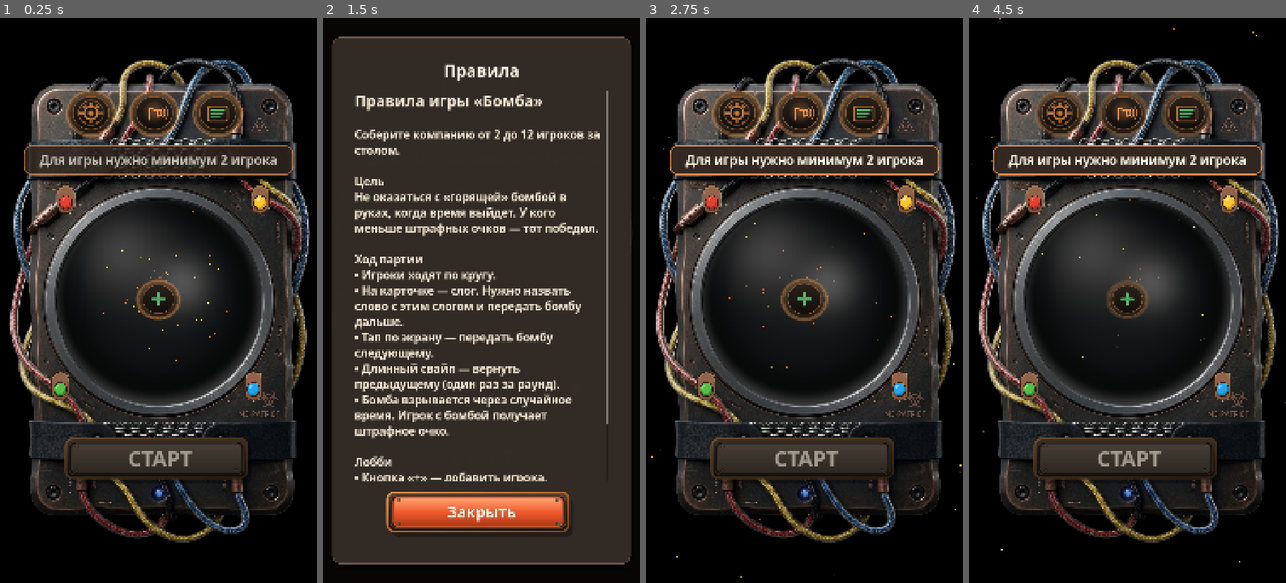
Above: before the commit, frames 1-4 (left to right).
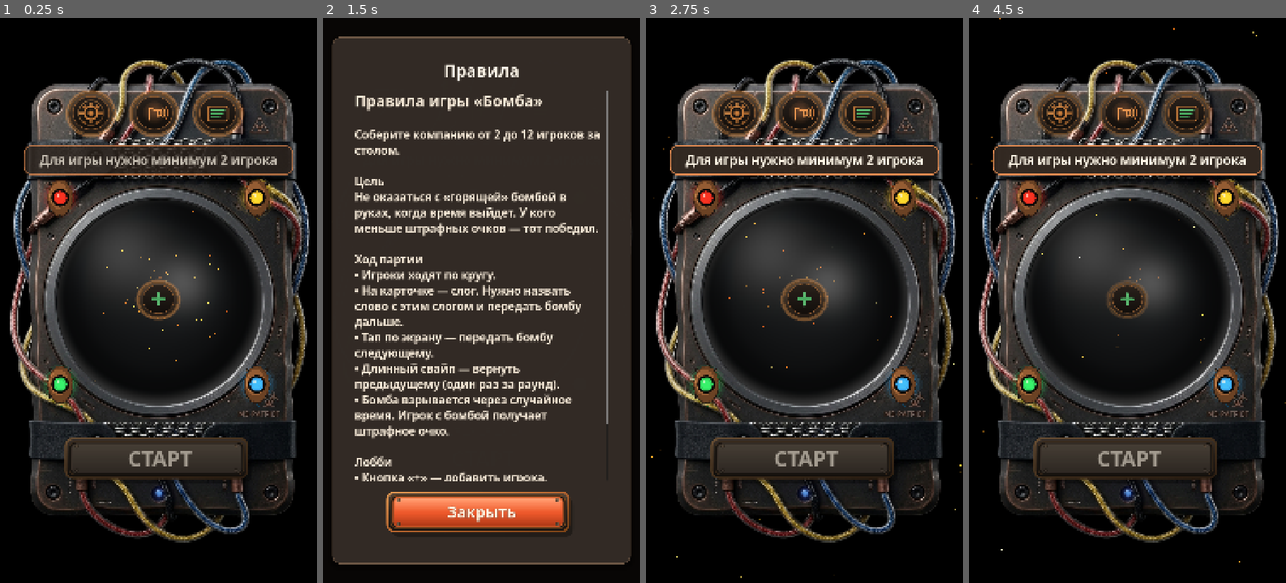
Above: after the commit, the same moments.

Repository: GGamezebo/GodBomb
Game: Godot game, scene res://main.tscn
Two runs of this game, one before a commit and one after it. Both use one fixed random seed, a clock stepped at 60 frames per second and the inputs below.
Inputs (mouse positions are in pixels of both pictures, inside the frame that each line leads up to):
- Up to frame 1 (0.25 s): no input
- Up to frame 2 (1.5 s): click (541, 114) at 0.5 s; click (481, 300) at 1.25 s
- Up to frame 3 (2.75 s): click "Закрыть" at 2 s
- Up to frame 4 (4.5 s): click (1187, 114) at 2.75 s; click (1127, 300) at 3.5 s; click "Закрыть" at 4.25 s

The runs differ from the first frame. In frame 1, 1.8% of the frame differs, in the area x 13-87%, y 28-69%; in frame 2, less than 0.1%; in frame 3, 1.8%; in frame 4, 1.8%.

Commit message:
add lamps

Diff:
--- /dev/null
+++ b/src/features/bomb/bomb_indicator_lamp.gd
@@ -0,0 +1,156 @@
+class_name BombIndicatorLamp
+extends Control
+
+const BEZEL_RX := 42.0
+const BEZEL_RY := 62.0
+const LENS_RADIUS := 22.0
+
+const BEZEL_BASE := Color(0.42, 0.26, 0.14, 1.0)
+const BEZEL_MID := Color(0.58, 0.36, 0.2, 1.0)
+const BEZEL_HIGH := Color(0.78, 0.52, 0.3, 1.0)
+const BEZEL_SHADOW := Color(0.14, 0.08, 0.05, 0.85)
+const SOCKET := Color(0.05, 0.04, 0.035, 1.0)
+const SCREW := Color(0.11, 0.09, 0.07, 1.0)
+const SCREW_HEAD := Color(0.34, 0.29, 0.24, 1.0)
+
+@export var lamp_color: Color = Color(0.92, 0.2, 0.12, 1.0)
+
+var _lit: bool = false
+var _alert: bool = false
+
+
+func _ready() -> void:
+	clip_contents = false
+	mouse_filter = Control.MOUSE_FILTER_IGNORE
+	queue_redraw()
+
+
+func set_lit(lit: bool, alert: bool = false) -> void:
+	if _lit == lit and _alert == alert:
+		return
+	_lit = lit
+	_alert = alert
+	queue_redraw()
+
+
+func _draw() -> void:
+	var center := size * 0.5
+	_draw_mount_shadow(center)
+	if _lit:
+		_draw_glow(center)
+	_draw_bezel(center)
+	_draw_screws(center)
+	_draw_socket(center)
+	_draw_lens(center)
+
+
+func _draw_mount_shadow(center: Vector2) -> void:
+	draw_circle(center + Vector2(0.0, 6.0), BEZEL_RX * 0.92, Color(0.0, 0.0, 0.0, 0.28))
+
+
+func _draw_glow(center: Vector2) -> void:
+	var boost := 1.35 if _alert else 1.0
+	for i in 6:
+		var t := float(i) / 5.0
+		var radius := lerpf(LENS_RADIUS + 6.0, BEZEL_RX + 34.0, t)
+		var alpha := lerpf(0.34, 0.0, t) * boost
+		draw_circle(center, radius, Color(lamp_color.r, lamp_color.g, lamp_color.b, alpha))
+
+
+func _draw_bezel(center: Vector2) -> void:
+	_draw_filled_ellipse(center + Vector2(0.0, 3.0), BEZEL_RX * 1.02, BEZEL_RY * 1.02, BEZEL_SHADOW)
+	_draw_filled_ellipse(center, BEZEL_RX, BEZEL_RY, BEZEL_BASE)
+	_draw_filled_ellipse(center + Vector2(-5.0, -7.0), BEZEL_RX * 0.78, BEZEL_RY * 0.72, BEZEL_MID)
+	_draw_bezel_rim(center)
+	_draw_wire_stub(center)
+
+
+func _draw_bezel_rim(center: Vector2) -> void:
+	var rim_pts := _ellipse_points(center, BEZEL_RX - 2.0, BEZEL_RY - 2.0, 48)
+	draw_polyline(rim_pts, Color(0.24, 0.14, 0.08, 0.55), 2.0, true)
+	var highlight_pts := _ellipse_arc_points(
+		center + Vector2(-4.0, -8.0),
+		BEZEL_RX * 0.72,
+		BEZEL_RY * 0.62,
+		2.1,
+		4.0,
+		18
+	)
+	draw_polyline(highlight_pts, Color(BEZEL_HIGH.r, BEZEL_HIGH.g, BEZEL_HIGH.b, 0.72), 3.0)
+
+
+func _draw_wire_stub(center: Vector2) -> void:
+	var base := center + Vector2(0.0, BEZEL_RY - 4.0)
+	draw_line(base, base + Vector2(0.0, 10.0), Color(0.12, 0.1, 0.08, 0.85), 4.0)
+	draw_line(base + Vector2(0.0, 10.0), base + Vector2(8.0, 18.0), lamp_color.darkened(0.65), 3.0)
+
+
+func _draw_screws(center: Vector2) -> void:
+	var offsets: Array[Vector2] = [
+		Vector2(-BEZEL_RX + 10.0, -BEZEL_RY + 14.0),
+		Vector2(BEZEL_RX - 10.0, -BEZEL_RY + 14.0),
+		Vector2(-BEZEL_RX + 10.0, BEZEL_RY - 18.0),
+		Vector2(BEZEL_RX - 10.0, BEZEL_RY - 18.0),
+	]
+	for offset in offsets:
+		var screw_center: Vector2 = center + offset
+		draw_circle(screw_center, 5.5, SCREW)
+		draw_circle(screw_center, 3.8, SCREW_HEAD)
+		draw_line(screw_center + Vector2(-2.5, 0.0), screw_center + Vector2(2.5, 0.0), Color(0.08, 0.07, 0.06, 0.8), 1.2)
+
+
+func _draw_socket(center: Vector2) -> void:
+	draw_circle(center, LENS_RADIUS + 7.0, SOCKET)
+	draw_arc(center, LENS_RADIUS + 7.0, 0.0, TAU, 48, Color(0.02, 0.015, 0.01, 0.9), 2.5, true)
+
+
+func _draw_lens(center: Vector2) -> void:
+	if _lit:
+		draw_circle(center, LENS_RADIUS + 2.0, Color(lamp_color.r, lamp_color.g, lamp_color.b, 0.28))
+		draw_circle(center, LENS_RADIUS, Color(lamp_color.r, lamp_color.g, lamp_color.b, 0.96))
+		draw_circle(
+			center,
+			LENS_RADIUS * 0.72,
+			Color(
+				minf(lamp_color.r * 1.15, 1.0),
+				minf(lamp_color.g * 1.15, 1.0),
+				minf(lamp_color.b * 1.15, 1.0),
+				0.72
+			)
+		)
+		draw_circle(center + Vector2(-7.0, -9.0), 5.5, Color(1.0, 0.98, 0.92, 0.62))
+		draw_circle(center + Vector2(6.0, 8.0), 3.0, Color(lamp_color.r, lamp_color.g, lamp_color.b, 0.35))
+	else:
+		var dim := Color(lamp_color.r * 0.18, lamp_color.g * 0.18, lamp_color.b * 0.18, 0.72)
+		draw_circle(center, LENS_RADIUS, dim)
+		draw_circle(center + Vector2(-6.0, -8.0), 4.5, Color(1.0, 1.0, 1.0, 0.08))
+		draw_arc(center, LENS_RADIUS, 0.0, TAU, 48, Color(lamp_color.r, lamp_color.g, lamp_color.b, 0.22), 1.5, true)
+
+
+func _draw_filled_ellipse(center: Vector2, rx: float, ry: float, color: Color) -> void:
+	draw_colored_polygon(_ellipse_points(center, rx, ry, 56), color)
+
+
+func _ellipse_points(center: Vector2, rx: float, ry: float, segments: int) -> PackedVector2Array:
+	var pts := PackedVector2Array()
+	pts.resize(segments)
+	for i in segments:
+		var angle := float(i) / float(segments) * TAU
+		pts[i] = center + Vector2(cos(angle) * rx, sin(angle) * ry)
+	return pts
+
+
+func _ellipse_arc_points(
+	center: Vector2,
+	rx: float,
+	ry: float,
+	start: float,
+	end: float,
+	segments: int
+) -> PackedVector2Array:
+	var pts := PackedVector2Array()
+	pts.resize(segments)
+	for i in segments:
+		var angle := lerpf(start, end, float(i) / float(segments - 1))
+		pts[i] = center + Vector2(cos(angle) * rx, sin(angle) * ry)
+	return pts
--- a/src/features/bomb/bomb_lamps.gd
+++ b/src/features/bomb/bomb_lamps.gd
@@ -1,15 +1,6 @@
 class_name BombLamps
 extends Control
 
-const LAMPS_TEXTURE := preload("res://assets/textures/lamps.png")
-const ATLAS_SIZE := Vector2(1672.0, 941.0)
-const COLS := 5
-const ROWS := 2
-const OFF_ROW := 0
-const ON_ROW := 1
-
-# Atlas columns: red, yellow, green, blue, orange.
-const COLOR_COLUMNS := [0, 1, 2, 3]
 const LAMP_SIZE := Vector2(104.0, 148.0)
 const LAMP_POSITIONS := [
 	Vector2(205.0, 611.0),
@@ -17,15 +8,19 @@
 	Vector2(205.0, 1245.0),
 	Vector2(875.0, 1245.0),
 ]
+const LAMP_COLORS := [
+	Color(0.94, 0.18, 0.12, 1.0),
+	Color(0.98, 0.78, 0.16, 1.0),
+	Color(0.2, 0.86, 0.38, 1.0),
+	Color(0.24, 0.68, 0.96, 1.0),
+]
 
 @export var game_events: GameEvents
 @export var blink_interval_normal: float = 0.55
 @export var blink_interval_alert: float = 0.22
 
 var listener: EventListener = EventListener.new()
-var _lamps: Array[TextureRect] = []
-var _off_textures: Array[AtlasTexture] = []
-var _on_textures: Array[AtlasTexture] = []
+var _lamps: Array[BombIndicatorLamp] = []
 var _active: bool = false
 var _alert: bool = false
 var _active_index: int = 0
@@ -35,15 +30,22 @@
 
 func _ready() -> void:
 	mouse_filter = Control.MOUSE_FILTER_IGNORE
+	clip_contents = false
 	z_index = 0
 	set_anchors_and_offsets_preset(Control.PRESET_TOP_LEFT)
 	size = MenuBombLayout.DESIGN_SIZE
-	_build_textures()
 	_build_lamps()
-	_set_all_off()
 	if game_events:
+		_set_all_off()
 		listener.add(game_events.ev_game_state_changed, _on_game_state_changed)
 		listener.add(game_events.ev_alert, _on_alert)
+	else:
+		_show_idle_glow()
+
+
+func _show_idle_glow() -> void:
+	for lamp in _lamps:
+		lamp.set_lit(true)
 
 
 func _exit_tree() -> void:
@@ -63,39 +65,16 @@
 	_apply_blink_visuals()
 
 
-func _build_textures() -> void:
-	for col in COLOR_COLUMNS:
-		var off := AtlasTexture.new()
-		off.atlas = LAMPS_TEXTURE
-		off.region = _frame_rect(col, OFF_ROW)
-		_off_textures.append(off)
-
-		var on := AtlasTexture.new()
-		on.atlas = LAMPS_TEXTURE
-		on.region = _frame_rect(col, ON_ROW)
-		_on_textures.append(on)
-
-
 func _build_lamps() -> void:
 	for i in LAMP_POSITIONS.size():
-		var lamp := TextureRect.new()
+		var lamp := BombIndicatorLamp.new()
 		lamp.name = "Lamp%d" % i
-		lamp.mouse_filter = Control.MOUSE_FILTER_IGNORE
-		lamp.texture = _off_textures[i]
-		lamp.expand_mode = TextureRect.EXPAND_IGNORE_SIZE
-		lamp.stretch_mode = TextureRect.STRETCH_KEEP_ASPECT_CENTERED
+		lamp.lamp_color = LAMP_COLORS[i]
 		lamp.custom_minimum_size = LAMP_SIZE
 		lamp.size = LAMP_SIZE
-		lamp.pivot_offset = LAMP_SIZE * 0.5
 		lamp.position = LAMP_POSITIONS[i] - LAMP_SIZE * 0.5
 		add_child(lamp)
 		_lamps.append(lamp)
-
-
-func _frame_rect(col: int, row: int) -> Rect2:
-	var frame_w := ATLAS_SIZE.x / float(COLS)
-	var frame_h := ATLAS_SIZE.y / float(ROWS)
-	return Rect2(col * frame_w, row * frame_h, frame_w, frame_h)
 
 
 func _on_game_state_changed(_from_state: String, to_state: String) -> void:
@@ -117,6 +96,7 @@
 	if _active:
 		_alert = true
 		_timer = 0.0
+		_apply_blink_visuals()
 
 
 func _start_blink(alert: bool) -> void:
@@ -162,10 +142,10 @@
 
 
 func _set_all_off() -> void:
-	for i in _lamps.size():
-		_lamps[i].texture = _off_textures[i]
+	for lamp in _lamps:
+		lamp.set_lit(false)
 
 
 func _apply_blink_visuals() -> void:
 	for i in _lamps.size():
-		_lamps[i].texture = _on_textures[i] if i == _active_index else _off_textures[i]
+		_lamps[i].set_lit(i == _active_index, _alert)
